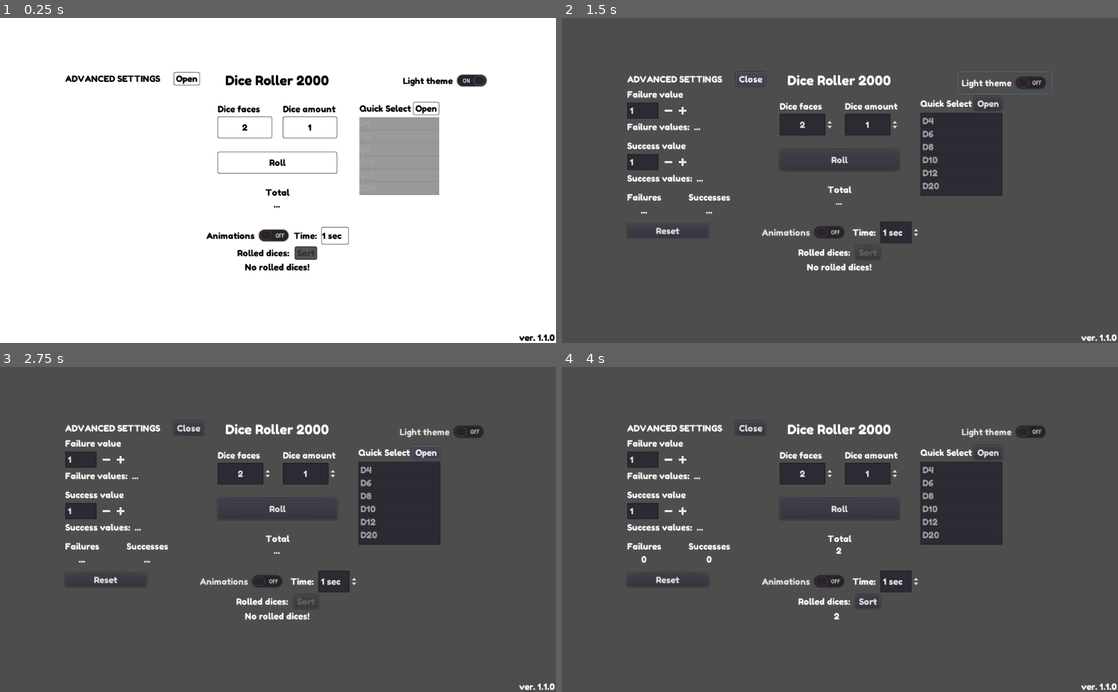
Above: before the commit, frames 1-4 (two rows, left to right).
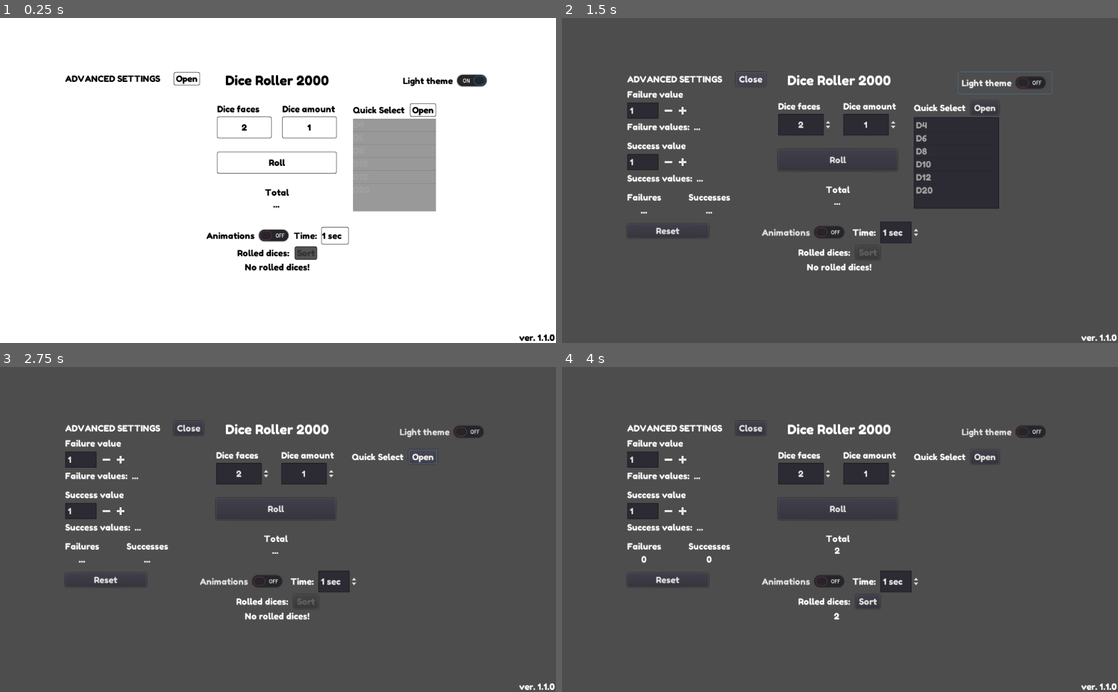
Above: after the commit, the same moments.

Repository: TheAspen/Dice_Roller_2000
Game: Godot game, scene res://Main.tscn
The game is run twice, just before and just after one commit, with the same random seed, the same clock (stepped at 60 frames per second) and the same inputs.
Inputs (mouse positions are in pixels of both pictures, inside the frame that each line leads up to):
- Up to frame 1 (0.25 s): no input
- Up to frame 2 (1.5 s): click "Light theme" at 0.5 s; click "Open" at 1.25 s
- Up to frame 3 (2.75 s): click "Open" at 2 s
- Up to frame 4 (4 s): click "Roll" at 2.75 s; click (667, 458) at 3.5 s

The runs differ from the first frame. In frame 1, 2.0% of the frame differs, in the area x 39-80%, y 25-60%; in frame 2, 2.3%; in frame 3, 4.5%, in the area x 38-80%, y 24-58%; in frame 4, 4.5%.

Commit message:
Quick selection dice list done.

Diff:
--- a/Main.tscn
+++ b/Main.tscn
@@ -308,56 +308,29 @@
 size_flags_horizontal = 3
 size_flags_vertical = 3
 
-[node name="QSMargin" type="MarginContainer" parent="App/VBoxContainer/HBoxContainer/VBoxContainer/CenterContainer"]
-margin_left = 92.0
-margin_top = 21.0
-margin_right = 689.0
-margin_bottom = 226.0
-custom_constants/margin_left = 450
-custom_constants/margin_bottom = 33
-
-[node name="QuickSelection" type="VBoxContainer" parent="App/VBoxContainer/HBoxContainer/VBoxContainer/CenterContainer/QSMargin"]
-margin_left = 450.0
-margin_right = 597.0
-margin_bottom = 172.0
-alignment = 1
-
-[node name="Header" type="HBoxContainer" parent="App/VBoxContainer/HBoxContainer/VBoxContainer/CenterContainer/QSMargin/QuickSelection"]
-margin_right = 147.0
-margin_bottom = 24.0
-
-[node name="Label" type="Label" parent="App/VBoxContainer/HBoxContainer/VBoxContainer/CenterContainer/QSMargin/QuickSelection/Header"]
-margin_top = 2.0
-margin_right = 95.0
-margin_bottom = 22.0
-text = "Quick Select"
-
-[node name="OpenButton" type="Button" parent="App/VBoxContainer/HBoxContainer/VBoxContainer/CenterContainer/QSMargin/QuickSelection/Header"]
-margin_left = 99.0
-margin_right = 147.0
-margin_bottom = 24.0
-text = "Open"
-
-[node name="DiceList" type="ItemList" parent="App/VBoxContainer/HBoxContainer/VBoxContainer/CenterContainer/QSMargin/QuickSelection"]
-margin_top = 28.0
-margin_right = 147.0
-margin_bottom = 172.0
-rect_min_size = Vector2( 80, 0 )
-items = [ "D4", null, false, "D6", null, false, "D8", null, false, "D10", null, false, "D12", null, false, "D20", null, false ]
-auto_height = true
-
-[node name="Container" type="VBoxContainer" parent="App/VBoxContainer/HBoxContainer/VBoxContainer/CenterContainer"]
-margin_left = 281.0
+[node name="CenterMargin" type="MarginContainer" parent="App/VBoxContainer/HBoxContainer/VBoxContainer/CenterContainer"]
+margin_left = 98.0
 margin_top = 24.0
-margin_right = 501.0
+margin_right = 683.0
 margin_bottom = 223.0
+custom_constants/margin_left = 182
+
+[node name="CenterHBox" type="HBoxContainer" parent="App/VBoxContainer/HBoxContainer/VBoxContainer/CenterContainer/CenterMargin"]
+margin_left = 182.0
+margin_right = 585.0
+margin_bottom = 199.0
+custom_constants/separation = 30
+
+[node name="Container" type="VBoxContainer" parent="App/VBoxContainer/HBoxContainer/VBoxContainer/CenterContainer/CenterMargin/CenterHBox"]
+margin_right = 220.0
+margin_bottom = 199.0
 custom_constants/separation = 25
 
-[node name="HBoxContainer" type="HBoxContainer" parent="App/VBoxContainer/HBoxContainer/VBoxContainer/CenterContainer/Container"]
+[node name="HBoxContainer" type="HBoxContainer" parent="App/VBoxContainer/HBoxContainer/VBoxContainer/CenterContainer/CenterMargin/CenterHBox/Container"]
 margin_right = 220.0
 margin_bottom = 64.0
 
-[node name="Options" type="HBoxContainer" parent="App/VBoxContainer/HBoxContainer/VBoxContainer/CenterContainer/Container/HBoxContainer"]
+[node name="Options" type="HBoxContainer" parent="App/VBoxContainer/HBoxContainer/VBoxContainer/CenterContainer/CenterMargin/CenterHBox/Container/HBoxContainer"]
 margin_right = 220.0
 margin_bottom = 64.0
 size_flags_horizontal = 3
@@ -365,15 +338,15 @@
 custom_constants/separation = 20
 alignment = 1
 
-[node name="DiceSettings" type="VBoxContainer" parent="App/VBoxContainer/HBoxContainer/VBoxContainer/CenterContainer/Container/HBoxContainer/Options"]
+[node name="DiceSettings" type="VBoxContainer" parent="App/VBoxContainer/HBoxContainer/VBoxContainer/CenterContainer/CenterMargin/CenterHBox/Container/HBoxContainer/Options"]
 margin_right = 100.0
 margin_bottom = 64.0
 
-[node name="HBoxContainer" type="HBoxContainer" parent="App/VBoxContainer/HBoxContainer/VBoxContainer/CenterContainer/Container/HBoxContainer/Options/DiceSettings"]
-margin_right = 100.0
-margin_bottom = 20.0
-
-[node name="DiceText" type="Label" parent="App/VBoxContainer/HBoxContainer/VBoxContainer/CenterContainer/Container/HBoxContainer/Options/DiceSettings/HBoxContainer"]
+[node name="HBoxContainer" type="HBoxContainer" parent="App/VBoxContainer/HBoxContainer/VBoxContainer/CenterContainer/CenterMargin/CenterHBox/Container/HBoxContainer/Options/DiceSettings"]
+margin_right = 100.0
+margin_bottom = 20.0
+
+[node name="DiceText" type="Label" parent="App/VBoxContainer/HBoxContainer/VBoxContainer/CenterContainer/CenterMargin/CenterHBox/Container/HBoxContainer/Options/DiceSettings/HBoxContainer"]
 margin_right = 78.0
 margin_bottom = 20.0
 hint_tooltip = "How many sides the dice have
@@ -382,7 +355,7 @@
 text = "Dice faces"
 valign = 1
 
-[node name="Dice" type="SpinBox" parent="App/VBoxContainer/HBoxContainer/VBoxContainer/CenterContainer/Container/HBoxContainer/Options/DiceSettings"]
+[node name="Dice" type="SpinBox" parent="App/VBoxContainer/HBoxContainer/VBoxContainer/CenterContainer/CenterMargin/CenterHBox/Container/HBoxContainer/Options/DiceSettings"]
 margin_top = 24.0
 margin_right = 100.0
 margin_bottom = 64.0
@@ -394,12 +367,12 @@
 rounded = true
 align = 1
 
-[node name="AmountSettings" type="VBoxContainer" parent="App/VBoxContainer/HBoxContainer/VBoxContainer/CenterContainer/Container/HBoxContainer/Options"]
+[node name="AmountSettings" type="VBoxContainer" parent="App/VBoxContainer/HBoxContainer/VBoxContainer/CenterContainer/CenterMargin/CenterHBox/Container/HBoxContainer/Options"]
 margin_left = 120.0
 margin_right = 220.0
 margin_bottom = 64.0
 
-[node name="AmountText" type="Label" parent="App/VBoxContainer/HBoxContainer/VBoxContainer/CenterContainer/Container/HBoxContainer/Options/AmountSettings"]
+[node name="AmountText" type="Label" parent="App/VBoxContainer/HBoxContainer/VBoxContainer/CenterContainer/CenterMargin/CenterHBox/Container/HBoxContainer/Options/AmountSettings"]
 margin_right = 100.0
 margin_bottom = 20.0
 hint_tooltip = "How many dices will be rolled"
@@ -407,7 +380,7 @@
 text = "Dice amount"
 valign = 1
 
-[node name="Amount" type="SpinBox" parent="App/VBoxContainer/HBoxContainer/VBoxContainer/CenterContainer/Container/HBoxContainer/Options/AmountSettings"]
+[node name="Amount" type="SpinBox" parent="App/VBoxContainer/HBoxContainer/VBoxContainer/CenterContainer/CenterMargin/CenterHBox/Container/HBoxContainer/Options/AmountSettings"]
 margin_top = 24.0
 margin_right = 100.0
 margin_bottom = 64.0
@@ -419,7 +392,7 @@
 rounded = true
 align = 1
 
-[node name="Roll" type="Button" parent="App/VBoxContainer/HBoxContainer/VBoxContainer/CenterContainer/Container"]
+[node name="Roll" type="Button" parent="App/VBoxContainer/HBoxContainer/VBoxContainer/CenterContainer/CenterMargin/CenterHBox/Container"]
 margin_top = 89.0
 margin_right = 220.0
 margin_bottom = 129.0
@@ -428,7 +401,7 @@
 size_flags_horizontal = 5
 text = "Roll"
 
-[node name="Results" type="VBoxContainer" parent="App/VBoxContainer/HBoxContainer/VBoxContainer/CenterContainer/Container"]
+[node name="Results" type="VBoxContainer" parent="App/VBoxContainer/HBoxContainer/VBoxContainer/CenterContainer/CenterMargin/CenterHBox/Container"]
 margin_top = 154.0
 margin_right = 220.0
 margin_bottom = 199.0
@@ -437,7 +410,7 @@
 custom_constants/separation = 0
 alignment = 1
 
-[node name="ResultText" type="Label" parent="App/VBoxContainer/HBoxContainer/VBoxContainer/CenterContainer/Container/Results"]
+[node name="ResultText" type="Label" parent="App/VBoxContainer/HBoxContainer/VBoxContainer/CenterContainer/CenterMargin/CenterHBox/Container/Results"]
 margin_right = 220.0
 margin_bottom = 20.0
 hint_tooltip = "All rolled dices count together"
@@ -446,7 +419,7 @@
 align = 1
 valign = 1
 
-[node name="Result" type="Label" parent="App/VBoxContainer/HBoxContainer/VBoxContainer/CenterContainer/Container/Results"]
+[node name="Result" type="Label" parent="App/VBoxContainer/HBoxContainer/VBoxContainer/CenterContainer/CenterMargin/CenterHBox/Container/Results"]
 margin_left = 97.0
 margin_top = 20.0
 margin_right = 122.0
@@ -456,6 +429,37 @@
 text = "..."
 align = 1
 valign = 1
+
+[node name="QuickSelection" type="VBoxContainer" parent="App/VBoxContainer/HBoxContainer/VBoxContainer/CenterContainer/CenterMargin/CenterHBox"]
+margin_left = 250.0
+margin_right = 403.0
+margin_bottom = 199.0
+
+[node name="Header" type="HBoxContainer" parent="App/VBoxContainer/HBoxContainer/VBoxContainer/CenterContainer/CenterMargin/CenterHBox/QuickSelection"]
+margin_right = 153.0
+margin_bottom = 24.0
+custom_constants/separation = 10
+
+[node name="Label" type="Label" parent="App/VBoxContainer/HBoxContainer/VBoxContainer/CenterContainer/CenterMargin/CenterHBox/QuickSelection/Header"]
+margin_top = 2.0
+margin_right = 95.0
+margin_bottom = 22.0
+text = "Quick Select"
+
+[node name="OpenButton" type="Button" parent="App/VBoxContainer/HBoxContainer/VBoxContainer/CenterContainer/CenterMargin/CenterHBox/QuickSelection/Header"]
+margin_left = 105.0
+margin_right = 153.0
+margin_bottom = 24.0
+text = "Open"
+
+[node name="DiceList" type="ItemList" parent="App/VBoxContainer/HBoxContainer/VBoxContainer/CenterContainer/CenterMargin/CenterHBox/QuickSelection"]
+margin_top = 28.0
+margin_right = 153.0
+margin_bottom = 199.0
+rect_min_size = Vector2( 80, 0 )
+size_flags_vertical = 3
+items = [ "D4", null, false, "D6", null, false, "D8", null, false, "D10", null, false, "D12", null, false, "D20", null, false ]
+allow_reselect = true
 
 [node name="RolledDicesArray" type="VBoxContainer" parent="App/VBoxContainer"]
 margin_top = 286.0
@@ -564,6 +568,8 @@
 [connection signal="pressed" from="App/OptionalSettingsMain/OptionalSettings/SuccessSettings/HBoxContainer2/DecreaseButtonSuccess" to="." method="_on_DecreaseButtonSuccess_pressed"]
 [connection signal="pressed" from="App/OptionalSettingsMain/OptionalSettings/SuccessSettings/HBoxContainer2/AddButtonSuccess" to="." method="_on_AddButtonSuccess_pressed"]
 [connection signal="pressed" from="App/OptionalSettingsMain/OptionalSettings/ClearOptionalValues" to="." method="_on_ClearOptionalValues_pressed"]
-[connection signal="pressed" from="App/VBoxContainer/HBoxContainer/VBoxContainer/CenterContainer/Container/Roll" to="." method="_on_Roll_pressed"]
+[connection signal="pressed" from="App/VBoxContainer/HBoxContainer/VBoxContainer/CenterContainer/CenterMargin/CenterHBox/Container/Roll" to="." method="_on_Roll_pressed"]
+[connection signal="pressed" from="App/VBoxContainer/HBoxContainer/VBoxContainer/CenterContainer/CenterMargin/CenterHBox/QuickSelection/Header/OpenButton" to="." method="_on_QuickSelectOpenButton_pressed"]
+[connection signal="item_selected" from="App/VBoxContainer/HBoxContainer/VBoxContainer/CenterContainer/CenterMargin/CenterHBox/QuickSelection/DiceList" to="." method="_on_DiceList_item_selected"]
 [connection signal="toggled" from="App/VBoxContainer/RolledDicesArray/AnimationSettings/AnimToggle" to="." method="_on_AnimToggle_toggled"]
 [connection signal="pressed" from="App/VBoxContainer/RolledDicesArray/HBoxContainer/SortButton" to="." method="_on_SortButton_pressed"]
--- a/Scripts/MainScript.gd
+++ b/Scripts/MainScript.gd
@@ -13,17 +13,19 @@
 var showAnimations = false
 
 onready var resultGrid = $App/VBoxContainer/RolledDicesArray/ScrollContainer/GridContainer
-onready var resultLabel = $App/VBoxContainer/HBoxContainer/VBoxContainer/CenterContainer/Container/Results/Result
+onready var resultLabel = $App/VBoxContainer/HBoxContainer/VBoxContainer/CenterContainer/CenterMargin/CenterHBox/Container/Results/Result
 onready var rollsTable = $App/VBoxContainer/RolledDicesArray/RollsTable
 onready var failureResultValue = $App/OptionalSettingsMain/OptionalSettings/OptionalResultHBox/FailureVBox/FailureResultValue
 onready var successResultValue = $App/OptionalSettingsMain/OptionalSettings/OptionalResultHBox/SuccessVBox/SuccessResultValue
-onready var diceSpinBox = $App/VBoxContainer/HBoxContainer/VBoxContainer/CenterContainer/Container/HBoxContainer/Options/DiceSettings/Dice
-onready var amountSpinBox =  $App/VBoxContainer/HBoxContainer/VBoxContainer/CenterContainer/Container/HBoxContainer/Options/AmountSettings/Amount
+onready var diceSpinBox = $App/VBoxContainer/HBoxContainer/VBoxContainer/CenterContainer/CenterMargin/CenterHBox/Container/HBoxContainer/Options/DiceSettings/Dice
+onready var amountSpinBox =  $App/VBoxContainer/HBoxContainer/VBoxContainer/CenterContainer/CenterMargin/CenterHBox/Container/HBoxContainer/Options/AmountSettings/Amount
 onready var failureValuesArray = $App/OptionalSettingsMain/OptionalSettings/FailureSettings/HBoxContainer2/FailureValuesArray
 onready var successValuesArray = $App/OptionalSettingsMain/OptionalSettings/SuccessSettings/HBoxContainer/SuccessValuesArray
 onready var sortButton = $App/VBoxContainer/RolledDicesArray/HBoxContainer/SortButton
 onready var animTime = $App/VBoxContainer/RolledDicesArray/AnimationSettings/AnimTime
 onready var themeSwitch = $App/ThemeSwitch
+onready var diceList = $App/VBoxContainer/HBoxContainer/VBoxContainer/CenterContainer/CenterMargin/CenterHBox/QuickSelection/DiceList
+onready var quickSelectionHeader = $App/VBoxContainer/HBoxContainer/VBoxContainer/CenterContainer/CenterMargin/CenterHBox/QuickSelection/Header
 
 var mainTheme = preload("res://assets/themes/main_theme.tres")
 var defaultTheme = preload("res://assets/themes/default_theme.tres")
@@ -237,7 +239,7 @@
 	$App/OptionalSettingsMain/HBoxContainer/OpenSettings.text = "Close"
 	pass
 
-
+# Sort rolled values
 func _on_SortButton_pressed():
 	var children = resultGrid.get_children()
 	results.sort_custom(sorter,"customSorter")
@@ -246,12 +248,12 @@
 		resultGrid._setColorToResult(children[i], i, failureValues, successValues, results)
 	pass
 
-
+# Enable rolling animations
 func _on_AnimToggle_toggled(button_pressed):
 	showAnimations = button_pressed
 	pass
 
-
+# Theme switch
 func _on_ThemeSwitch_toggled(button_pressed):
 	if(button_pressed):
 		theme = mainTheme
@@ -259,4 +261,32 @@
 	else:
 		theme = defaultTheme
 		VisualServer.set_default_clear_color("#4d4d4d")
-	pass # Replace with function body.
+	pass
+
+# Open and close quick selection list
+func _on_QuickSelectOpenButton_pressed():
+	if(diceList.is_visible_in_tree()):
+		diceList.hide()
+	else:
+		diceList.show()
+	pass
+
+# Quick selection list
+func _on_DiceList_item_selected(index):
+	var item: String = diceList.get_item_text(index)
+	match(item):
+		"D4":
+			diceSpinBox.value = 4
+		"D6":
+			diceSpinBox.value = 6
+		"D8":
+			diceSpinBox.value = 8
+		"D10":
+			diceSpinBox.value = 10
+		"D12":
+			diceSpinBox.value = 12
+		"D20":
+			diceSpinBox.value = 20
+	yield(get_tree().create_timer(0.1), "timeout")
+	diceList.unselect(index)
+	pass
